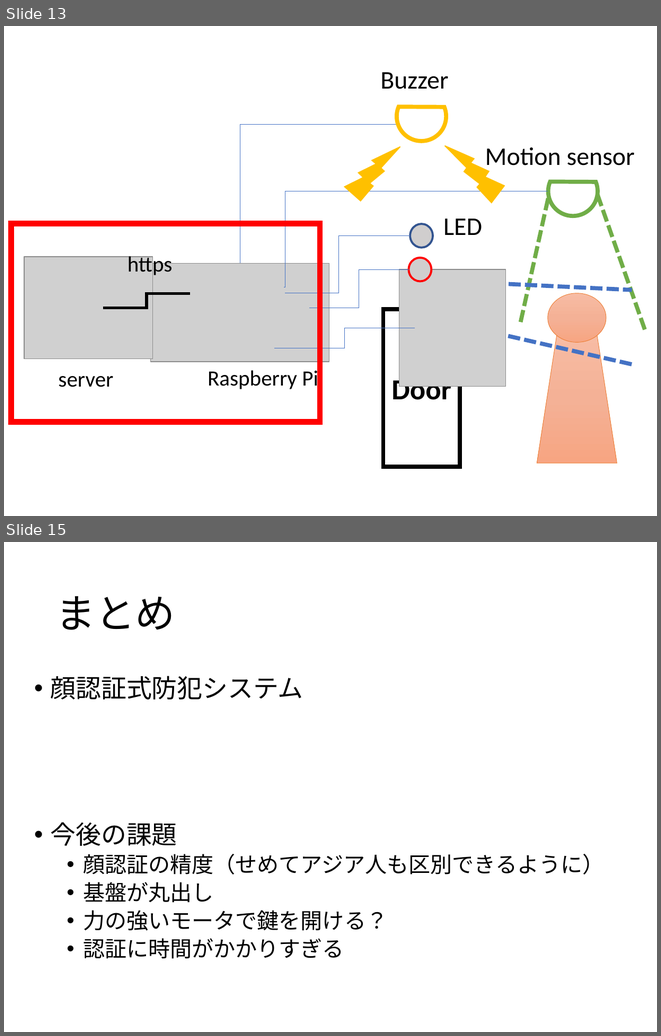
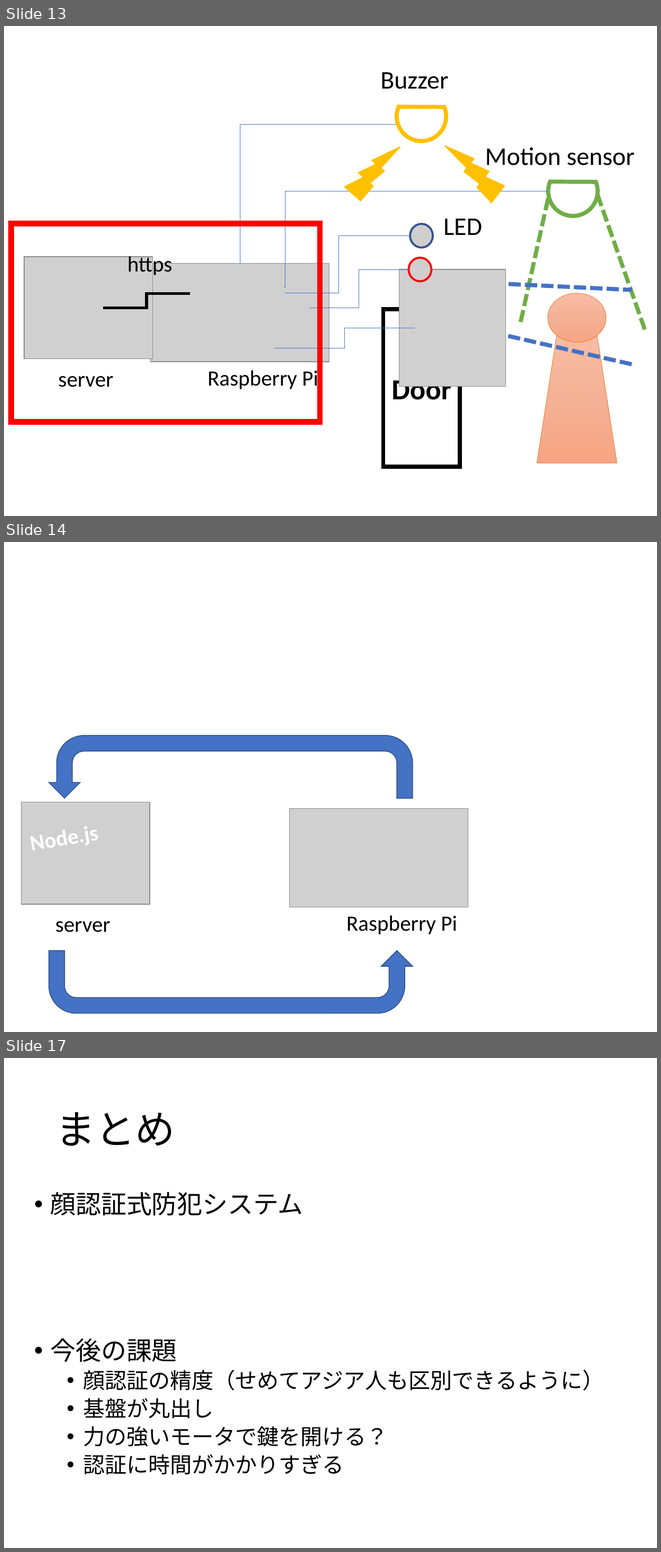
Before and after one commit to kut-info-ase-2017/group3-ase, a slide deck: presentation/ase-final-report.pptx. Shown one above the other, each under a label of ours: slides 13 and 15 before the commit, slides 13, 14 and 17 after it; the slides between them are not shown. The pictures are 661x1036 and 661x1552 pixels, drawn with LibreOffice and Linux fonts; fonts in the diff are those of the drawing; grey boxes stand for pictures. Boxes give left, top, right and bottom in pixels: in the first picture for what was removed or moved away, otherwise in the second. Text is boxed around its words. In the diff, an @@ line names an element or a change of style, - is before the commit and + after.

```diff
--- a/presentation/ase-final-report.pptx
+++ b/presentation/ase-final-report.pptx
@@ slide 14 added at (x1=4, y1=542, x2=657, y2=1032), background #FFFFFF @@
@@ uturn arrow added at (x1=49, y1=735, x2=413, y2=798), fill #4472C4, outline #325491 1 pt @@
@@ picture added at (x1=21, y1=802, x2=150, y2=904) @@
@@ picture added at (x1=289, y1=809, x2=468, y2=907) @@
@@ text added at (x1=32, y1=826, x2=99, y2=850), 24 pt, text #FFFFFF, bold @@
+Node.js
@@ text added at (x1=55, y1=921, x2=111, y2=932), 24 pt, text #000000 @@
+server
@@ text added at (x1=346, y1=915, x2=457, y2=934), 24 pt, text #000000 @@
+Raspberry Pi
@@ uturn arrow added at (x1=49, y1=950, x2=413, y2=1013), fill #4472C4, outline #325491 1 pt @@
@@ what was slide 15 is now slide 17 @@
```
Also in this commit, not shown: 4 slides changed, 2 other slides added, 1 slide removed.
